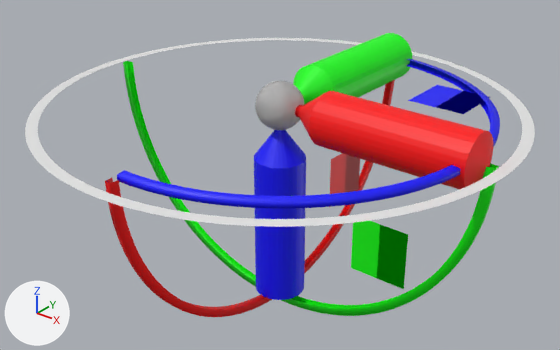
The FBX model Resources/Engine/Models/gizmo-translation.fbx, before and after one commit.
Both versions are drawn from a 50 mm lens placed at (369.0, -462.0, 224.0), pointed at (-5.0, 6.0, -66.0). Arrows for +X, +Y and +Z are at lower left; the lights stay in place.

In view in the first picture: 'ArrowXSelection', 'ArrowYSelection', 'ArrowZSelection', 'CenterTranslationSelection', 'PlaneX', 'PlaneY', 'PlaneZ', 'RotateCenter', 'RotateX', 'RotateY', 'RotateZ'.
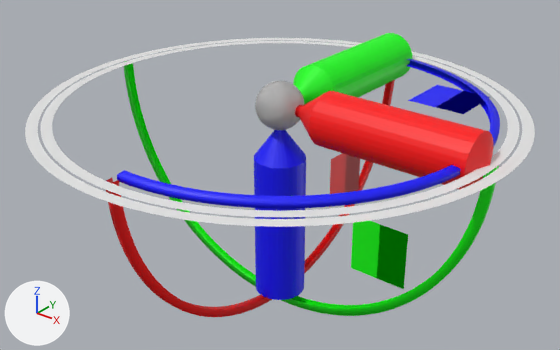
Pixel boxes (x1, y1, x2, y2) of what changed, in the pictures (560 x 350 px):
'Rotate2D', added
    after: (40, 41, 519, 217)

The edits, one by one:
Mesh me_rotate2d is new.
It has 512 vertices, 256 faces and spans x -187.0..187.0, y -187.0..187.0, z 0.0.
Object 'Rotate2D' (ob_rotate2d) is new; it shows me_rotate2d.
Its location is (0.0, 0.0, 0.0).
